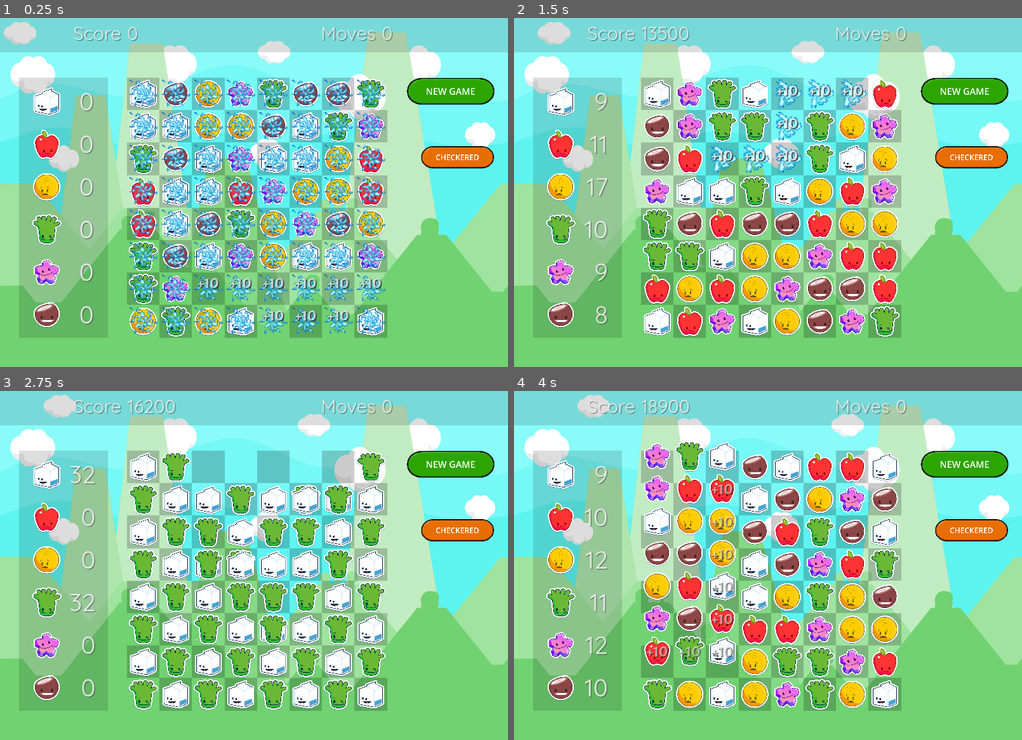
Above: before the commit, frames 1-4 (two rows, left to right).
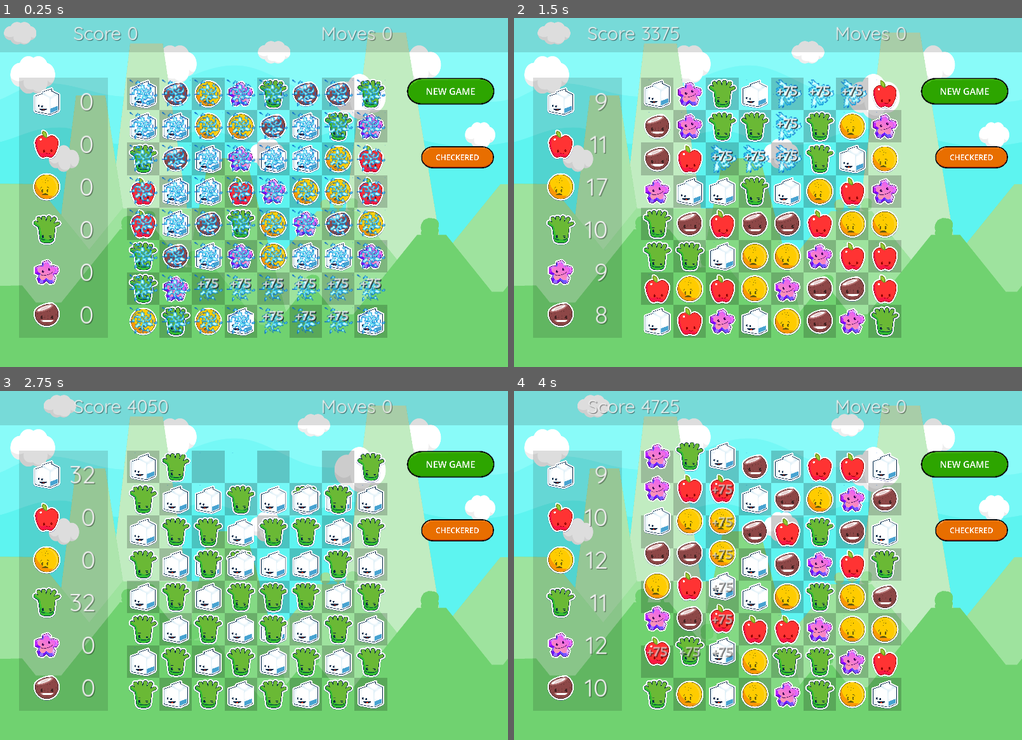
Above: after the commit, the same moments.

Repository: gitbrent/godot-match-3
Game: Godot game, scene res://game/game.tscn
Two runs of this game, one before a commit and one after it. Both use one fixed random seed, a clock stepped at 60 frames per second and the inputs below.
Inputs:
- Up to frame 1 (0.25 s): no input
- Up to frame 2 (1.5 s): click "NEW GAME" at 0.5 s; click "NEW GAME" at 1.25 s
- Up to frame 3 (2.75 s): click "CHECKERED" at 2 s
- Up to frame 4 (4 s): click "CHECKERED" at 2.75 s; click "NEW GAME" at 3.5 s

The runs differ from the first frame. In frame 1, 0.6% of the frame differs, in the area x 38-76%, y 74-87%; in frame 2, 0.7%; in frame 3, 0.3%; in frame 4, 0.7%, in the area x 25-44%, y 2-77%.

Commit message:
DONE scoring works now, each gem shows correct points

Diff:
--- a/game_board/GameBoard.gd
+++ b/game_board/GameBoard.gd
@@ -11,6 +11,7 @@
 @onready var hbox_container:HBoxContainer = $HBoxContainer
 #VARS
 const GEM_COLOR_NAMES = [Enums.GemColor.WHITE, Enums.GemColor.RED, Enums.GemColor.YELLOW, Enums.GemColor.GREEN, Enums.GemColor.PURPLE, Enums.GemColor.BROWN]
+const GEM_POINTS:int = 25
 var selected_cell_1:GemCell = null
 var selected_cell_2:GemCell = null
 var undo_cell_1:GemCell = null
@@ -186,8 +187,17 @@
 		var match_length = match["count"]
 		# Define scoring logic, e.g., exponential growth for larger matches
 		var match_score = match_length * match_length  # Example: score grows quadratically with match length
-		score += match_score * 100
+		score += match_score * GEM_POINTS
 	return score
+
+func calculate_scores_for_each_match(matches: Array) -> Dictionary:
+	var scores = {}
+	for match in matches:
+		var count = match["count"]
+		var score = count * GEM_POINTS
+		for cell in match["cells"]:
+			scores[cell] = score
+	return scores
 
 # STEP 1: Handle input (=capture first & second selection), swap gems
 # @desc: calls `swap_gem_cells()` when 2 cells selected and are adjacent
@@ -340,18 +350,21 @@
 		undo_cell_1 = null
 		undo_cell_2 = null
 		# B: explode matched gems
-		explode_refill_gems(gem_cells)
-
-func explode_refill_gems(gem_cells: Array):
-	Enums.debug_print("[explode_refill_gems]: !!!!!!!!!!!=======================================", Enums.DEBUG_LEVEL.INFO)
-	Enums.debug_print("[explode_refill_gems]: *EXPLODING* gem_cell count: "+str(gem_cells.size()), Enums.DEBUG_LEVEL.INFO)
-	Enums.debug_print("[explode_refill_gems]: !!!!!!!!!!!=======================================", Enums.DEBUG_LEVEL.INFO)
+		var match_scores = calculate_scores_for_each_match(matches)
+		explode_refill_gems(matches, match_scores)
+
+func explode_refill_gems(matches: Array, match_scores: Dictionary):
+	Enums.debug_print("[explode_refill_gems]: !!!!!!!!!!!=====================================", Enums.DEBUG_LEVEL.INFO)
+	Enums.debug_print("[explode_refill_gems]: *EXPLODING* gem_cell count: "+str(matches.size()), Enums.DEBUG_LEVEL.INFO)
+	Enums.debug_print("[explode_refill_gems]: !!!!!!!!!!!=====================================", Enums.DEBUG_LEVEL.INFO)
 	if Enums.current_debug_level == Enums.DEBUG_LEVEL.DEBUG:
-		debug_print_ascii_table(gem_cells)
+		debug_print_ascii_table(extract_gem_cells_from_matches(matches))
 
 	# A: explode selected
-	for gem_cell in gem_cells:
-		gem_cell.explode_gem(gem_cell.gem_color)
+	for match in matches:
+		for gem_cell in match["cells"]:
+			var score = match_scores[gem_cell]
+			gem_cell.explode_gem(gem_cell.gem_color, score)
 
 	# TODO: FIXME: gem counts need to update faster (they currently update after the animation completes)!!
 	# seemingly, this would work fine located here but its not - the UI update requires a frame update i guess?
@@ -362,14 +375,15 @@
 
 	# C: Dictionary to track columns and the number of gems to add in each column
 	var columns_to_refill = {}
-	for gem_cell in gem_cells:
-		var column_index = gem_cell.get_parent().get_index()
-		var row_index = gem_cell.get_index()
-		if column_index in columns_to_refill:
-			columns_to_refill[column_index]["count"] += 1
-			columns_to_refill[column_index]["highest"] = max(columns_to_refill[column_index]["highest"], row_index)
-		else:
-			columns_to_refill[column_index] = {"highest": row_index, "count": 1}
+	for match in matches:
+		for gem_cell in match["cells"]:
+			var column_index = gem_cell.get_parent().get_index()
+			var row_index = gem_cell.get_index()
+			if column_index in columns_to_refill:
+				columns_to_refill[column_index]["count"] += 1
+				columns_to_refill[column_index]["highest"] = max(columns_to_refill[column_index]["highest"], row_index)
+			else:
+				columns_to_refill[column_index] = {"highest": row_index, "count": 1}
 
 	# C: Process each column that needs refilling
 	for column_index in columns_to_refill.keys():
--- a/game_board/GemCell.gd
+++ b/game_board/GemCell.gd
@@ -31,12 +31,12 @@
 	# C:
 	#panel_hover.visible = false
 
-func explode_gem(colorIn: Enums.GemColor):
+func explode_gem(colorIn: Enums.GemColor, pointsIn:int):
 	# A: set color immediately so code in `GameBoard.gd` canstart checking this cell's color
 	gem_color = colorIn
 	# B:
 	play_selected_anim(false)
-	play_anim_explode()
+	play_anim_explode(pointsIn)
 
 func replace_gem(colorIn: Enums.GemColor, rows_to_drop: int = 1):
 	#print("[replace_gem]: colorIn=", colorIn, " rows_to_drop=", rows_to_drop)
@@ -87,7 +87,7 @@
 		label_points.visible = false
 
 # @desc: both AnimPlayer & AnimExplode are 1-sec
-func play_anim_explode():
+func play_anim_explode(points:int):
 	# A: sound effect
 	audio_gem_explode.play()
 
@@ -97,6 +97,7 @@
 	sprite.visible = false
 
 	# C: show points
+	label_points.text = "+"+str(points)
 	anim_player_fx.play("new_points")
 
 	# D: explode animation (exploding sprite)
--- a/game_board/gem_cell.tscn
+++ b/game_board/gem_cell.tscn
@@ -26,6 +26,45 @@
 "transitions": PackedFloat32Array(1, 1),
 "update": 0,
 "values": [Vector2(0.5, 0.5), Vector2(0, 0)]
+}
+
+[sub_resource type="Animation" id="Animation_cqy0g"]
+resource_name = "new_points"
+tracks/0/type = "value"
+tracks/0/imported = false
+tracks/0/enabled = true
+tracks/0/path = NodePath("LabelPoints:position")
+tracks/0/interp = 1
+tracks/0/loop_wrap = true
+tracks/0/keys = {
+"times": PackedFloat32Array(0, 1),
+"transitions": PackedFloat32Array(1, 1),
+"update": 0,
+"values": [Vector2(0, 0), Vector2(0, -99)]
+}
+tracks/1/type = "value"
+tracks/1/imported = false
+tracks/1/enabled = true
+tracks/1/path = NodePath("LabelPoints:visible")
+tracks/1/interp = 1
+tracks/1/loop_wrap = true
+tracks/1/keys = {
+"times": PackedFloat32Array(0, 1),
+"transitions": PackedFloat32Array(1, 1),
+"update": 1,
+"values": [true, false]
+}
+tracks/2/type = "value"
+tracks/2/imported = false
+tracks/2/enabled = true
+tracks/2/path = NodePath("LabelPoints:modulate")
+tracks/2/interp = 1
+tracks/2/loop_wrap = true
+tracks/2/keys = {
+"times": PackedFloat32Array(0, 1),
+"transitions": PackedFloat32Array(1, 1),
+"update": 0,
+"values": [Color(1, 1, 1, 1), Color(1, 1, 1, 0)]
 }
 
 [sub_resource type="Animation" id="Animation_xkhqk"]
@@ -66,45 +105,6 @@
 "transitions": PackedFloat32Array(1, 1),
 "update": 0,
 "values": [-0.261799, 0.261799]
-}
-
-[sub_resource type="Animation" id="Animation_cqy0g"]
-resource_name = "new_points"
-tracks/0/type = "value"
-tracks/0/imported = false
-tracks/0/enabled = true
-tracks/0/path = NodePath("LabelPoints:position")
-tracks/0/interp = 1
-tracks/0/loop_wrap = true
-tracks/0/keys = {
-"times": PackedFloat32Array(0, 1),
-"transitions": PackedFloat32Array(1, 1),
-"update": 0,
-"values": [Vector2(0, 0), Vector2(0, -99)]
-}
-tracks/1/type = "value"
-tracks/1/imported = false
-tracks/1/enabled = true
-tracks/1/path = NodePath("LabelPoints:visible")
-tracks/1/interp = 1
-tracks/1/loop_wrap = true
-tracks/1/keys = {
-"times": PackedFloat32Array(0, 1),
-"transitions": PackedFloat32Array(1, 1),
-"update": 1,
-"values": [true, false]
-}
-tracks/2/type = "value"
-tracks/2/imported = false
-tracks/2/enabled = true
-tracks/2/path = NodePath("LabelPoints:modulate")
-tracks/2/interp = 1
-tracks/2/loop_wrap = true
-tracks/2/keys = {
-"times": PackedFloat32Array(0, 1),
-"transitions": PackedFloat32Array(1, 1),
-"update": 0,
-"values": [Color(1, 1, 1, 1), Color(1, 1, 1, 0)]
 }
 
 [sub_resource type="AnimationLibrary" id="AnimationLibrary_u2ci8"]
